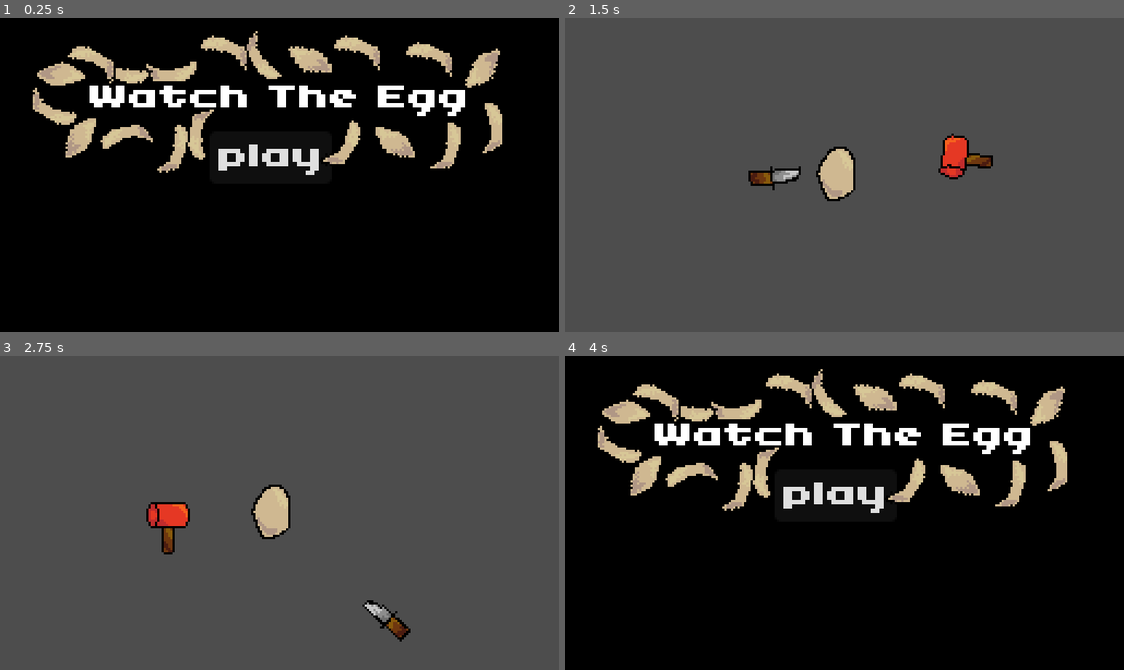
Above: before the commit, frames 1-4 (two rows, left to right).
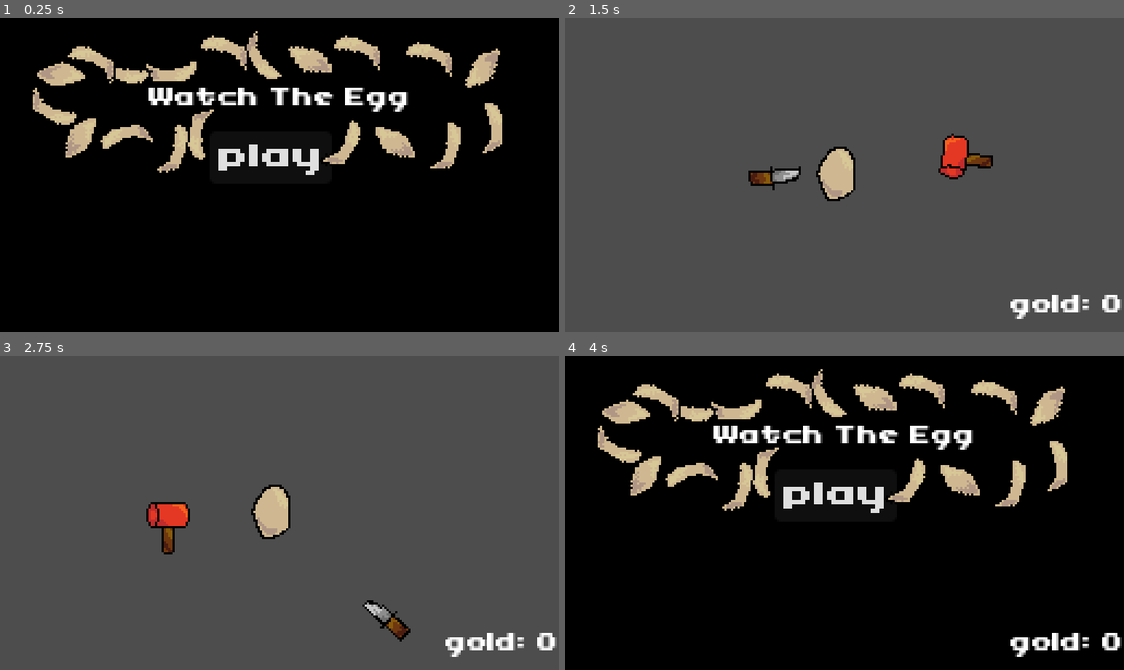
Above: after the commit, the same moments.

Repository: OliveADay/eggwatch
Game: Godot game, scene res://main_menu.tscn
The game is run twice, just before and just after one commit, with the same random seed, the same clock (stepped at 60 frames per second) and the same inputs.
Inputs (mouse positions are in pixels of both pictures, inside the frame that each line leads up to):
- Up to frame 1 (0.25 s): no input
- Up to frame 2 (1.5 s): click "play" at 0.5 s; move the mouse to (967, 159) at 1.27 s; click (967, 159) at 1.42 s
- Up to frame 3 (2.75 s): move the mouse to (167, 528) at 2.02 s; click (167, 528) at 2.17 s
- Up to frame 4 (4 s): move the mouse to (900, 443) at 2.77 s; click (900, 443) at 2.92 s; move the mouse to (816, 575) at 3.52 s; click (816, 575) at 3.67 s

The runs differ from the first frame. In frame 1, 2.7% of the frame differs, in the area x 16-84%, y 21-32%; in frame 2, 0.7%; in frame 3, 0.7%; in frame 4, 3.3%, in the area x 16-100%, y 21-96%.

Commit message:
coins fully added, gotta get coin spawning for bombs working

Diff:
--- a/bomb.tscn
+++ b/bomb.tscn
@@ -7,9 +7,11 @@
 size = Vector2(41, 37)
 
 [node name="Bomb" type="Area2D" unique_id=441117945]
+position = Vector2(107, 40)
 collision_layer = 0
 collision_mask = 2
 script = ExtResource("1_4fn8o")
+metadata/_edit_group_ = true
 
 [node name="Sprite2D" type="Sprite2D" parent="." unique_id=1351597386]
 texture_filter = 1
@@ -25,7 +27,7 @@
 autostart = true
 
 [node name="explod_hold" type="Timer" parent="." unique_id=693201760]
-wait_time = 0.2
+wait_time = 0.4
 one_shot = true
 
 [connection signal="timeout" from="explod_main" to="." method="_on_timer_timeout"]
--- a/coin.gd
+++ b/coin.gd
@@ -1,9 +1,15 @@
 extends RigidBody2D
 var total = 0
+var decrease_amount = 0
+var decrease_increment = 0.03
 
 func _ready() -> void:
 	set_axis_velocity(Vector2(randf_range(-50,50),randf_range(-50,50)))
 
 func _process(delta: float) -> void:
-	scale.x = sin(total)
+	scale.x = sin(total)*(1-decrease_amount)
+	scale.y = (1-decrease_amount)
 	total+=delta*10
+func _physics_process(delta: float) -> void:
+	if(decrease_amount < 1):
+		decrease_amount+=decrease_increment
--- a/knife_spawner.gd
+++ b/knife_spawner.gd
@@ -2,6 +2,7 @@
 
 var knife_ref = preload("res://knife.tscn")
 var egg_shell_ref = preload("res://egg shell.tscn")
+var bomb_ref = preload("res://bomb.tscn")
 var x_bounds_outer = [-21.0,280.0]
 var x_bounds_inner = [-14.0,271.0]
 var y_bounds_outer = [-22.0,166.0]
@@ -10,6 +11,7 @@
 var egged = false
 signal done
 var knifes = []
+var coins = 0
 
 @export var INTERVAL_MAX = 5
 var interval_current = 0
@@ -30,6 +32,11 @@
 			INTERVAL_MAX*=0.95
 	else:
 		interval_current-=delta
+	if Input.is_mouse_button_pressed(MOUSE_BUTTON_RIGHT) and coins >=3:
+		var bomb = bomb_ref.instantiate()
+		get_tree().root.add_child(bomb)
+		bomb.position = get_global_mouse_position()
+		coins-=3
 
 
 func generate_position():
@@ -83,3 +90,8 @@
 	$CanvasLayer.visible = false
 	reset()
 	get_tree().reload_current_scene()
+
+
+func _on_hammer_coined(amount: Variant) -> void:
+	coins+=amount
+	$CanvasLayer2/Label.text = "gold: "+str(coins)
--- a/main.tres
+++ b/main.tres
@@ -4,3 +4,4 @@
 
 [resource]
 font = ExtResource("1_24q3n")
+font_size = 11
--- a/world.tscn
+++ b/world.tscn
@@ -93,7 +93,21 @@
 theme_override_fonts/font = ExtResource("5_036b0")
 text = "back to main menu"
 
+[node name="CanvasLayer2" type="CanvasLayer" parent="." unique_id=1788253928]
+
+[node name="Label" type="Label" parent="CanvasLayer2" unique_id=1385794001]
+texture_filter = 1
+offset_left = 204.0
+offset_top = 121.0
+offset_right = 256.0
+offset_bottom = 144.0
+text = "gold: 0"
+label_settings = ExtResource("5_dwbse")
+horizontal_alignment = 1
+vertical_alignment = 1
+
 [connection signal="body_entered" from="egg" to="." method="_on_egg_body_entered"]
+[connection signal="coined" from="hammer" to="." method="_on_hammer_coined"]
 [connection signal="body_entered" from="egg_out" to="." method="_on_egg_out_body_entered"]
 [connection signal="pressed" from="CanvasLayer/restart" to="." method="_on_restart_pressed"]
 [connection signal="pressed" from="CanvasLayer/back_mm" to="." method="_on_back_mm_pressed"]
